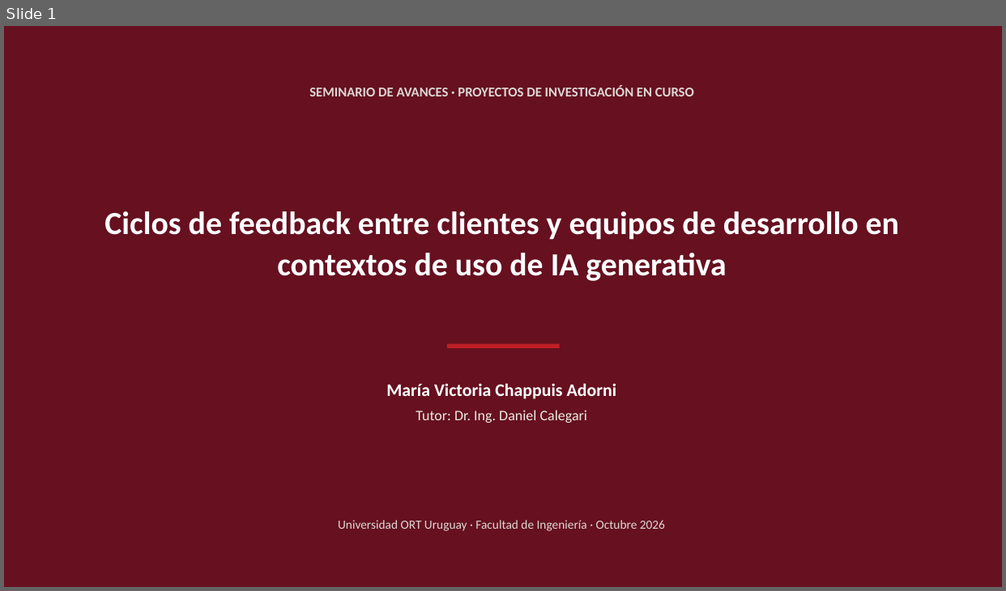
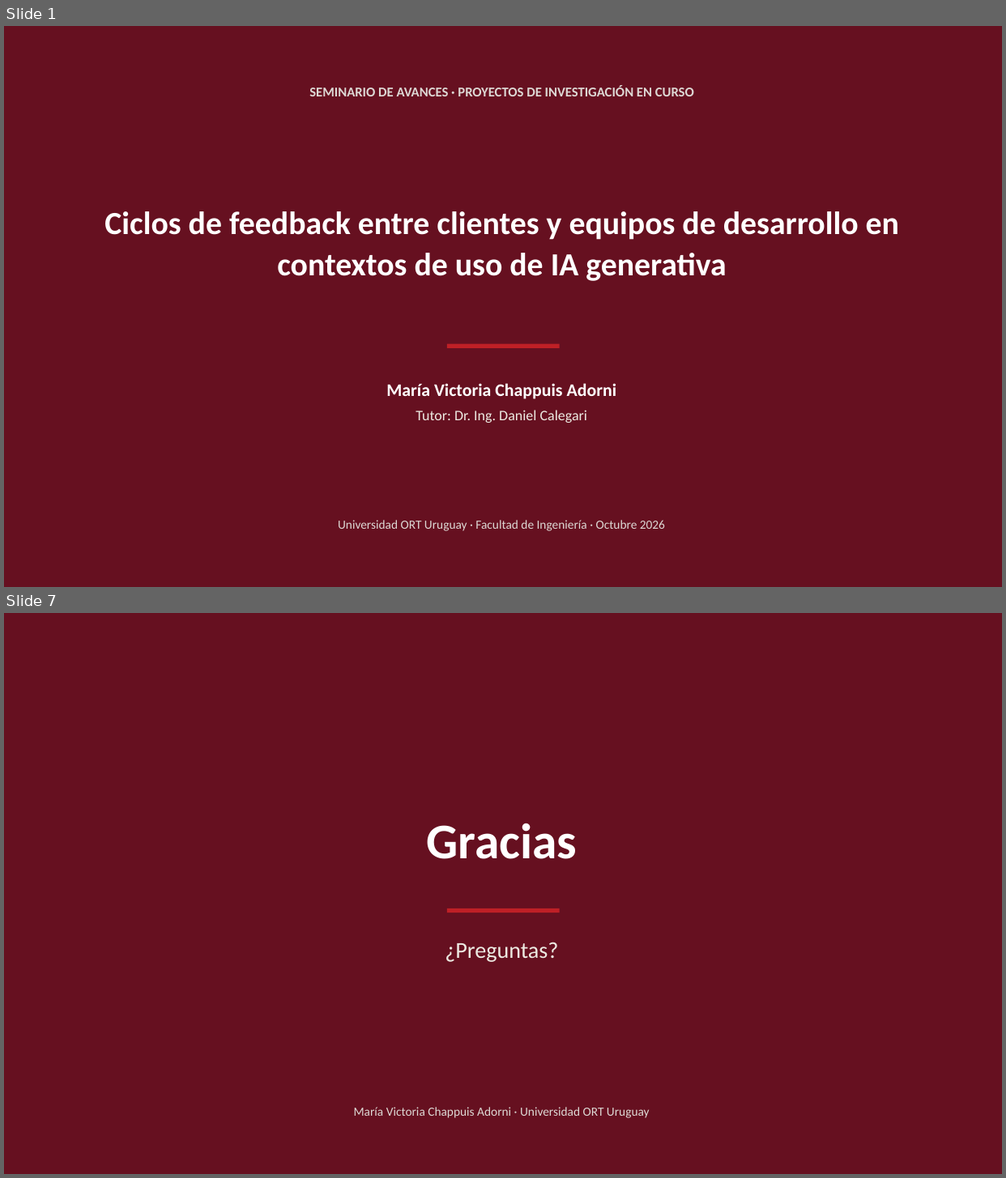
Before and after one commit to vickychappuis/Tesis, a slide deck: sprint 20/seminario_avances.pptx. Shown one above the other, each under a label of ours: slide 1 before the commit, slides 1 and 7 after it; the slides between them are not shown. The pictures are 1006x591 and 1006x1178 pixels, drawn with LibreOffice and Linux fonts; fonts in the diff are those of the drawing. Boxes give left, top, right and bottom in pixels: in the first picture for what was removed or moved away, otherwise in the second. Text is boxed around its words. In the diff, an @@ line names an element or a change of style, - is before the commit and + after.

```diff
--- a/sprint 20/seminario_avances.pptx
+++ b/sprint 20/seminario_avances.pptx
@@ slide 7 added at (4, 613, 1002, 1174), background #FFFFFF @@
@@ rectangle added at (4, 613, 1002, 1174), fill #661020 @@
@@ text added at (426, 823, 577, 859), 48 pt, text #FFFFFF, bold @@
+Gracias
@@ rectangle added at (447, 909, 560, 914), fill #BF2026 @@
@@ text added at (445, 942, 558, 962), 22 pt, text #EDEAE2 @@
+¿Preguntas?
@@ text added at (354, 1107, 650, 1118), 12 pt, text #DDD8D4 @@
+María Victoria Chappuis Adorni · Universidad ORT Uruguay
```
Also in this commit, not shown: 5 slides changed.
